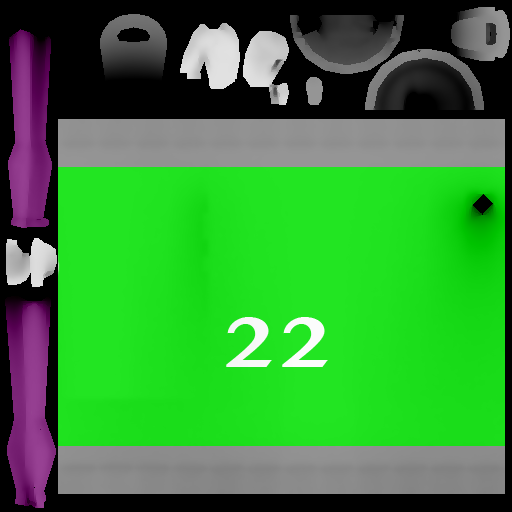
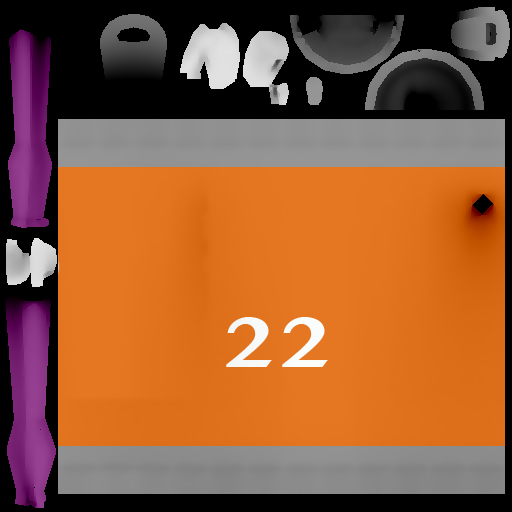
Comparing the layer stacks of the two 512×512 images. Changes:
painted on "Layer 3" over [58, 167, 505, 446]
